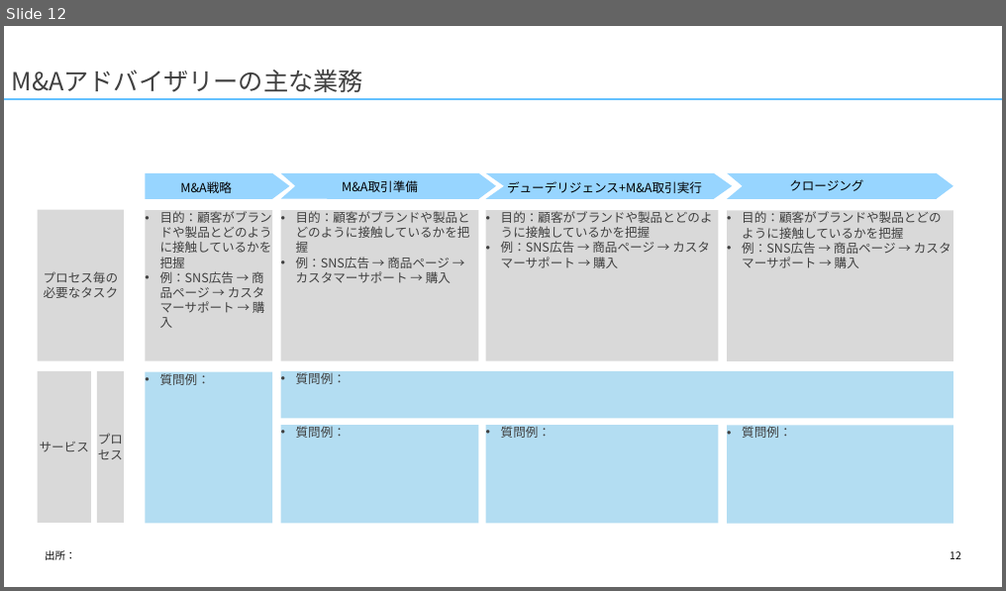
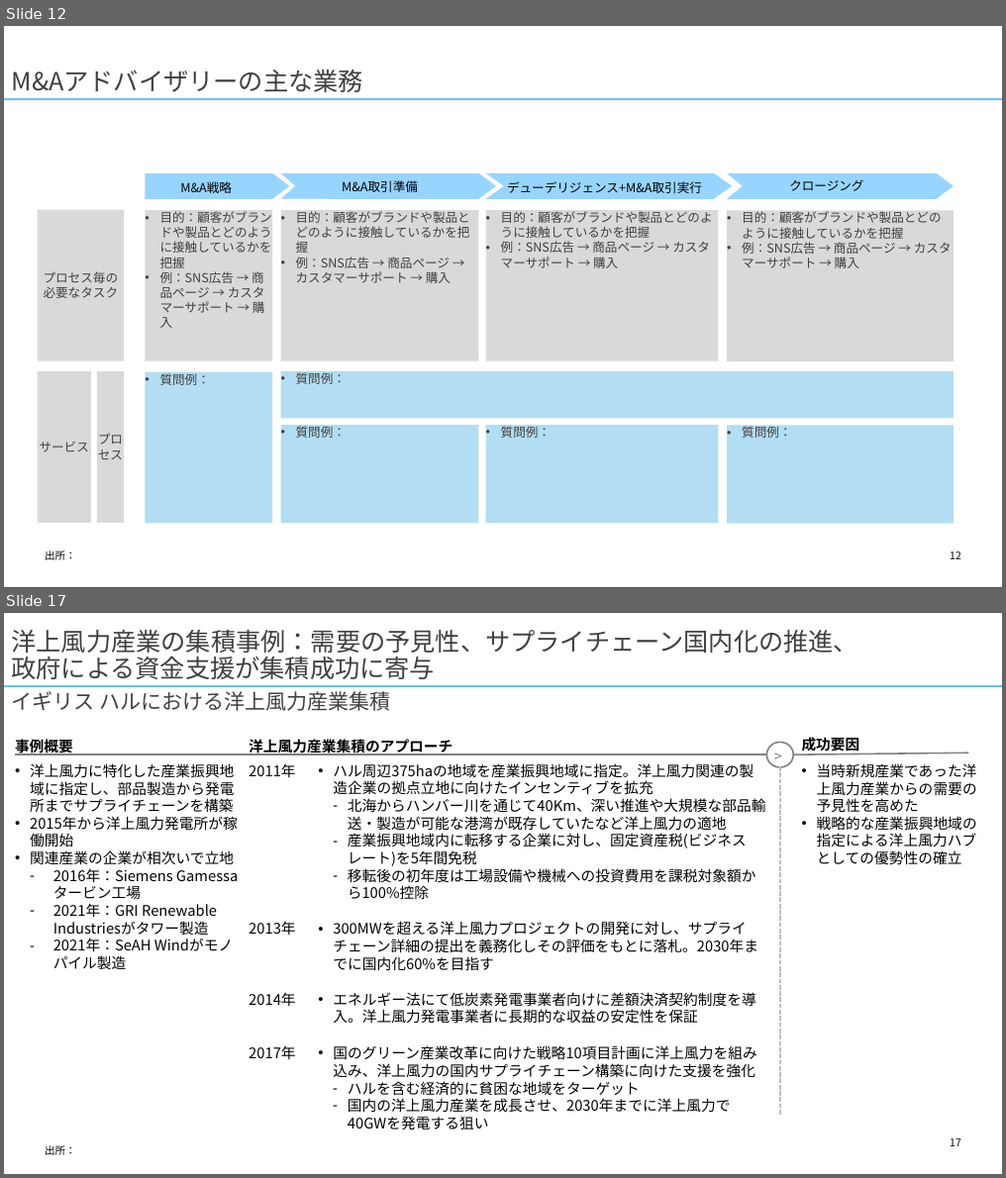
Before and after one commit to yuzucha16/dotfiles, a slide deck: office/Blank.potx. Shown one above the other, each under a label of ours: slide 12 before the commit, slides 12 and 17 after it; the slides between them are not shown. The pictures are 1006x591 and 1006x1178 pixels, drawn with LibreOffice and Linux fonts; fonts in the diff are those of the drawing. Boxes give left, top, right and bottom in pixels: in the first picture for what was removed or moved away, otherwise in the second. Text is boxed around its words. In the diff, an @@ line names an element or a change of style, - is before the commit and + after.

```diff
--- a/office/Blank.potx
+++ b/office/Blank.potx
@@ slide 17 added at [4, 613, 1002, 1174], background #FFFFFF; not listed: 1 template element that a slide beside it also shows @@
@@ title added at [12, 630, 859, 679], 24 pt, text #404040 @@
+洋上風力産業の集積事例：需要の予見性、サプライチェーン国内化の推進、
+政府による資金支援が集積成功に寄与
@@ text added at [12, 691, 391, 711], 20 pt, text #404040 @@
+イギリス ハルにおける洋上風力産業集積
@@ line added from (15, 755) to (767, 755), #808080 1.5 pt @@
@@ text added at [15, 737, 73, 754], 14 pt, text #000000, bold @@
+事例概要
@@ text added at [249, 739, 452, 756], 14 pt, text #000000, bold @@
+洋上風力産業集積のアプローチ
@@ ellipse added at [767, 742, 794, 767], outline #808080 1.5 pt @@
@@ text added at [774, 748, 786, 765], 14 pt, text #808080 @@
+>
@@ line added from (794, 755) to (969, 753), #808080 1.5 pt @@
@@ text added at [802, 735, 860, 754], 14 pt, text #000000, bold @@
+成功要因
@@ text added at [30, 763, 234, 953], 14 pt, text #000000 @@
+• 洋上風力に特化した産業振興地域に指定し、部品製造から発電所までサプライチェーンを構築
+• 2015年から洋上風力発電所が稼働開始
+• 関連産業の企業が相次いで立地
+  ⁃ 2016年：Siemens Gamessaタービン工場
+  ⁃ 2021年：GRI Renewable Industriesがタワー製造
+  ⁃ 2021年：SeAH Windがモノパイル製造
@@ text added at [249, 763, 295, 777], 14 pt, text #000000 @@
+2011年
@@ text added at [333, 763, 766, 899], 14 pt, text #000000 @@
+• ハル周辺375haの地域を産業振興地域に指定。洋上風力関連の製造企業の拠点立地に向けたインセンティブを拡充
+  ⁃ 北海からハンバー川を通じて40Km、深い推進や大規模な部品輸送・製造が可能な港湾が既存していたなど洋上風力の適地
+  ⁃ 産業振興地域内に転移する企業に対し、固定資産税(ビジネスレート)を5年間免税
+  ⁃ 移転後の初年度は工場設備や機械への投資費用を課税対象額から100%控除
@@ line added from (780, 1115) to (780, 765), #BFBFBF 1.5 pt dashed @@
@@ text added at [817, 763, 977, 865], 14 pt, text #000000 @@
+• 当時新規産業であった洋上風力産業からの需要の予見性を高めた
+• 戦略的な産業振興地域の指定による洋上風力ハブとしての優勢性の確立
@@ text added at [249, 921, 295, 935], 14 pt, text #000000 @@
+2013年
@@ text added at [333, 921, 758, 971], 14 pt, text #000000 @@
+• 300MWを超える洋上風力プロジェクトの開発に対し、サプライチェーン詳細の提出を義務化しその評価をもとに落札。2030年までに国内化60%を目指す
@@ text added at [249, 992, 295, 1006], 14 pt, text #000000 @@
+2014年
@@ text added at [333, 992, 755, 1024], 14 pt, text #000000 @@
+• エネルギー法にて低炭素発電事業者向けに差額決済契約制度を導入。洋上風力発電事業者に長期的な収益の安定性を保証
@@ text added at [249, 1046, 295, 1059], 14 pt, text #000000 @@
+2017年
@@ text added at [333, 1046, 756, 1113], 14 pt, text #000000 @@
+• 国のグリーン産業改革に向けた戦略10項目計画に洋上風力を組み込み、洋上風力の国内サプライチェーン構築に向けた支援を強化
+  ⁃ ハルを含む経済的に貧困な地域をターゲット
+  ⁃ 国内の洋上風力産業を成長させ、2030年までに洋上風力で40GWを発電する狙い
@@ text added at [45, 1146, 75, 1156], 10 pt, text #000000 @@
+出所：
@@ page number added at [949, 1139, 961, 1147], 10 pt, text #000000 @@
+17
```
Also in this commit, not shown: 2 slides changed, 4 other slides added.
